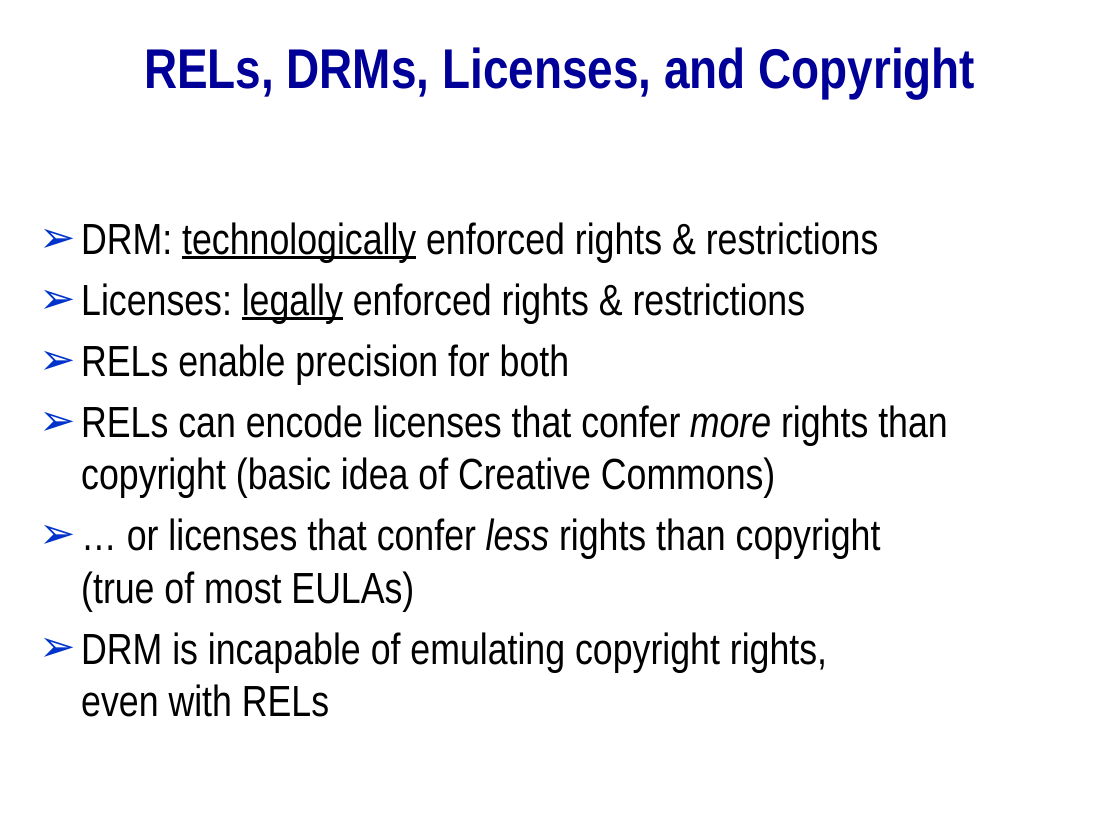
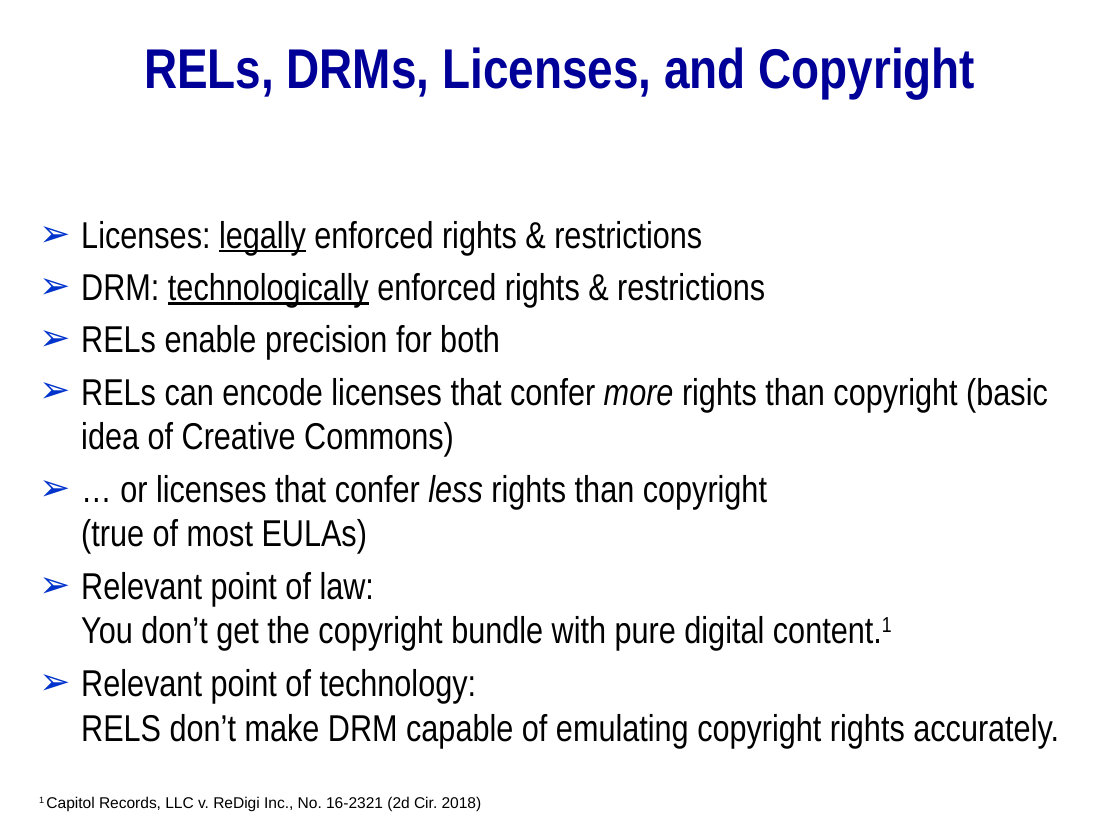
Before and after one commit to mitmedialab/2019-MIT-Computational-Law-Course, a slide deck: slide 25 of Presentations/Rights Expression Languages.pptx (slide 23 before the commit). Drawn at 1120x840 pixels with LibreOffice and Linux fonts; fonts in the diff are those of the drawing; background and template pictures are left out. Boxes give left, top, right and bottom in pixels: in the first picture for what was removed or moved away, otherwise in the second. Text is boxed around its words. In the diff, an @@ line names an element or a change of style, - is before the commit and + after.

```diff
--- a/Presentations/Rights Expression Languages.pptx
+++ b/Presentations/Rights Expression Languages.pptx
@@ text at (81,221,702,255): paragraph added @@
+➢ Licenses: legally enforced rights & restrictions
@@ text at (81,283,806,323): paragraph removed @@
-➢ Licenses: legally enforced rights & restrictions
@@ text at (81,273,1048,554): size 28 to 24 pt in "DRM: technologically enforced rights & restrictions", "RELs enable precision for both", "RELs can encode licenses that confer more ...", "… or licenses that confer less rights ..." @@
@@ text at (81,572,1059,748): text changed; size 28 to 24 pt @@
-➢ DRM is incapable of emulating copyright rights,
-  even with RELs
+➢ Relevant point of law:
+  You don’t get the copyright bundle with pure digital content.1
+➢ Relevant point of technology:
+  RELS don’t make DRM capable of emulating copyright rights accurately.
@@ text added at (39,796,482,812), 10 pt, text #000000 @@
+1 Capitol Records, LLC v. ReDigi Inc., No. 16-2321 (2d Cir. 2018)
```
Also in this commit, not shown: 12 other slides changed, 8 slides added, 2 slides removed, 1 other file.
